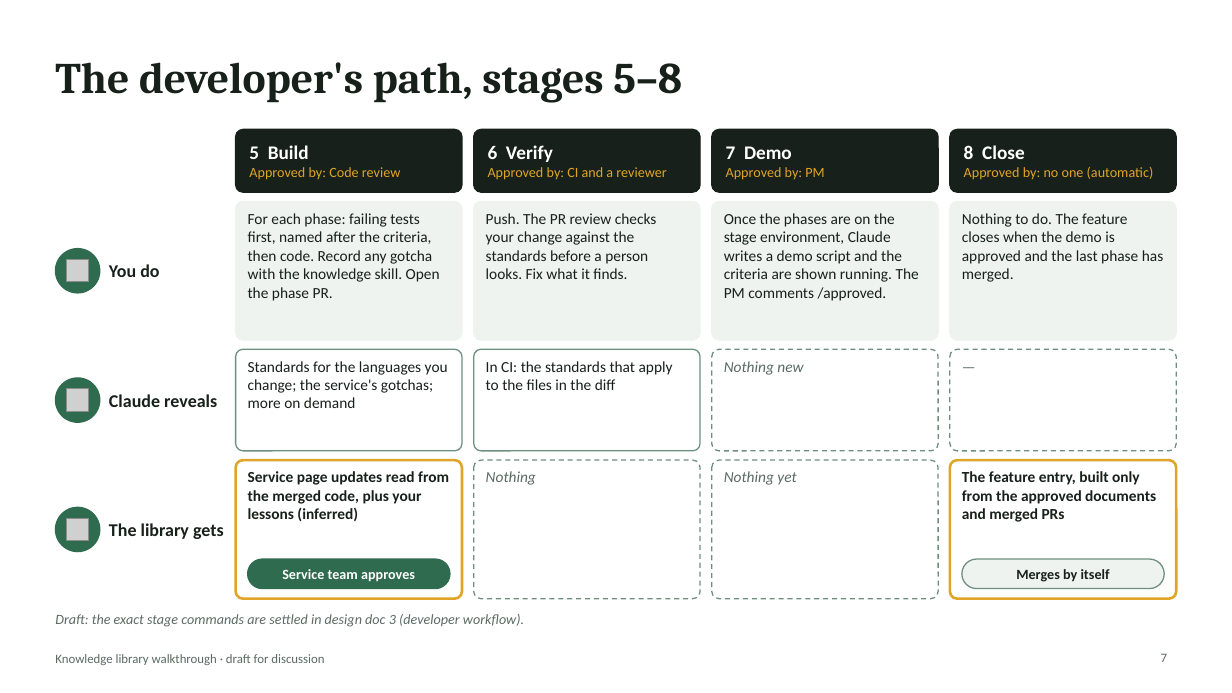
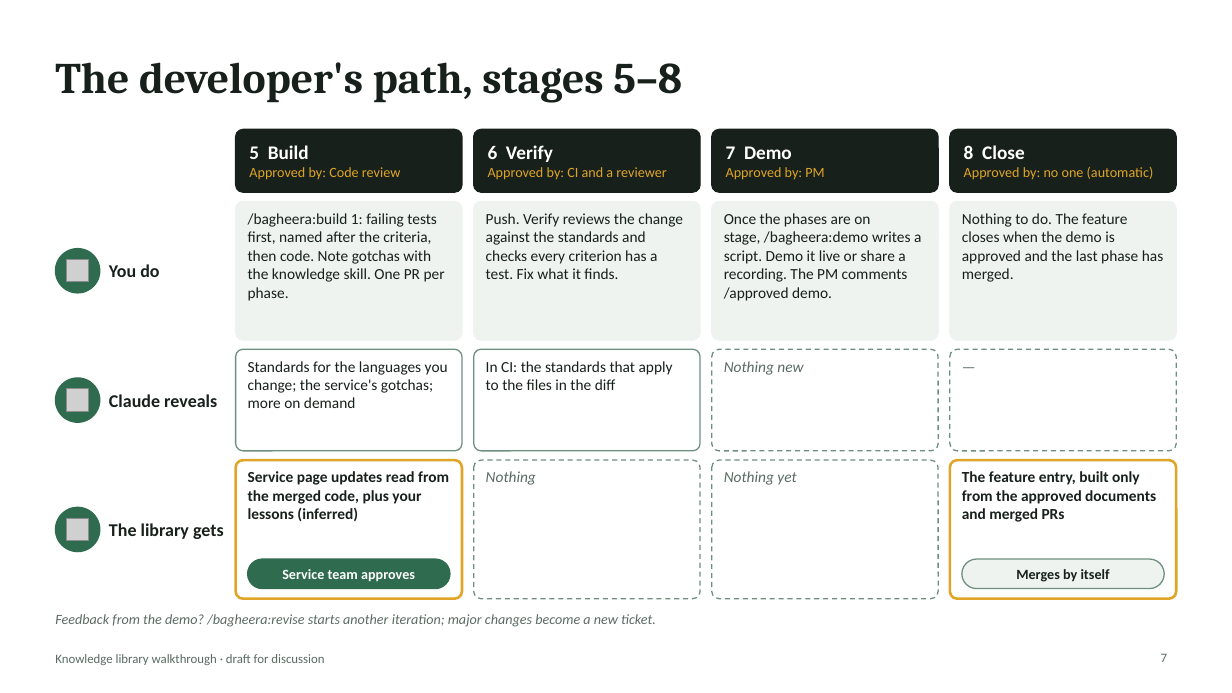
Before and after one commit to rahulnyk/bagheera, a slide deck: slide 7 of docs/design/knowledge-library-walkthrough.pptx. Drawn at 1232x693 pixels with LibreOffice and Linux fonts; fonts in the diff are those of the drawing; grey boxes stand for pictures. Boxes give left, top, right and bottom in pixels: in the first picture for what was removed or moved away, otherwise in the second. Text is boxed around its words. In the diff, an @@ line names an element or a change of style, - is before the commit and + after.

```diff
--- a/docs/design/knowledge-library-walkthrough.pptx
+++ b/docs/design/knowledge-library-walkthrough.pptx
@@ text at (248, 213, 445, 301): text changed @@
-For each phase: failing tests first, named after the criteria, then code. Record any gotcha with the knowledge skill. Open the phase PR.
+/bagheera:build 1: failing tests first, named after the criteria, then code. Note gotchas with the knowledge skill. One PR per phase.
@@ text at (486, 213, 683, 279): text changed @@
-Push. The PR review checks your change against the standards before a person looks. Fix what it finds.
+Push. Verify reviews the change against the standards and checks every criterion has a test. Fix what it finds.
@@ text at (724, 213, 921, 301): text changed @@
-Once the phases are on the stage environment, Claude writes a demo script and the criteria are shown running. The PM comments /approved.
+Once the phases are on stage, /bagheera:demo writes a script. Demo it live or share a recording. The PM comments /approved demo.
@@ text at (55, 614, 656, 627): text changed @@
-Draft: the exact stage commands are settled in design doc 3 (developer workflow).
+Feedback from the demo? /bagheera:revise starts another iteration; major changes become a new ticket.
```
Also in this commit, not shown: 3 other slides changed, 1 other file.
